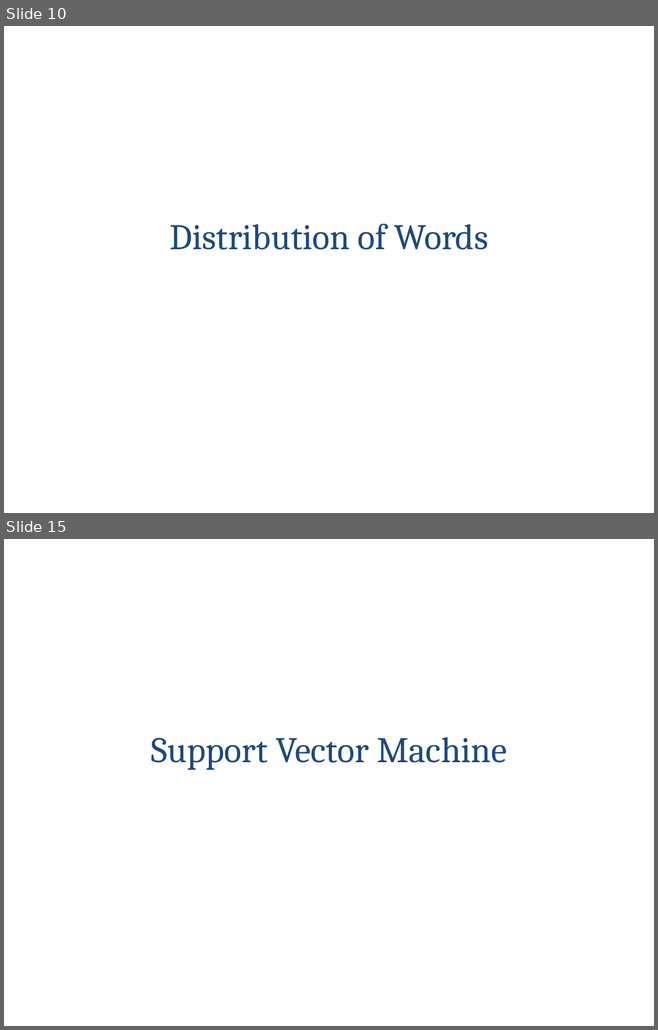
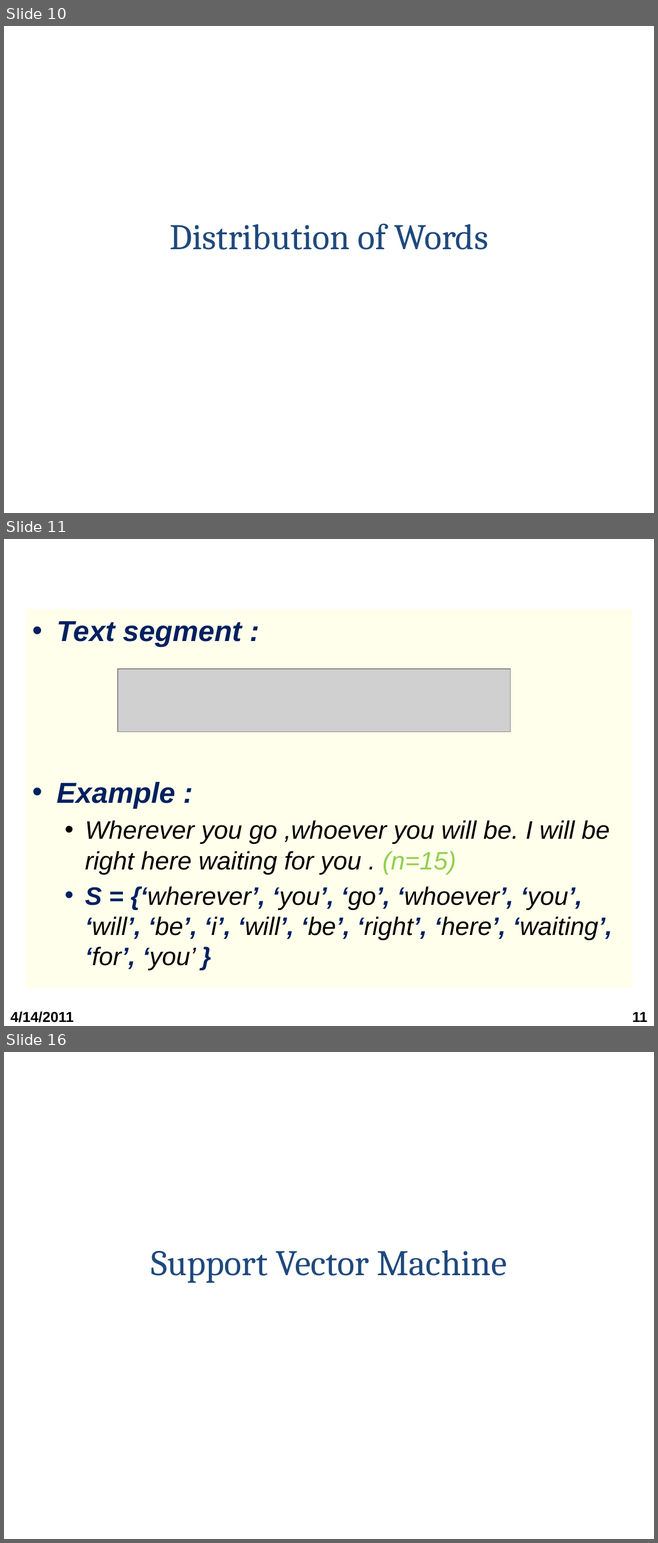
Before and after one commit to bomong/steganography-khtn-2011, a slide deck: Seminar cuoi ky/1.Bao cao/Slide bao cao.pptx. Shown one above the other, each under a label of ours: slides 10 and 15 before the commit, slides 10, 11 and 16 after it; the slides between them are not shown. The pictures are 658x1030 and 658x1543 pixels, drawn with LibreOffice and Linux fonts; fonts in the diff are those of the drawing; grey boxes stand for pictures; background and template pictures are left out. Boxes give left, top, right and bottom in pixels: in the first picture for what was removed or moved away, otherwise in the second. Text is boxed around its words. In the diff, an @@ line names an element or a change of style, - is before the commit and + after.

```diff
--- a/Seminar cuoi ky/1.Bao cao/Slide bao cao.pptx
+++ b/Seminar cuoi ky/1.Bao cao/Slide bao cao.pptx
@@ slide 11 added at (x1=4, y1=539, x2=654, y2=1026), background picture (left out) @@
@@ text added at (x1=25, y1=609, x2=632, y2=988), fill #FFFF00 at 8% opacity, 28 pt, text #000000, italic @@
+• Text segment :
+• Example :
+  • Wherever you go ,whoever you will be. I will be right here waiting for you . (n=15)
+  • S = {‘wherever’, ‘you’, ‘go’, ‘whoever’, ‘you’, ‘will’, ‘be’, ‘i’, ‘will’, ‘be’, ‘right’, ‘here’, ‘waiting’, ‘for’, ‘you’ }
@@ picture added at (x1=118, y1=669, x2=510, y2=732) @@
@@ text added at (x1=10, y1=1012, x2=74, y2=1023), 16 pt, text #000000, bold @@
+4/14/2011
@@ page number added at (x1=632, y1=1012, x2=647, y2=1022), 16 pt, text #000000, bold @@
+11
@@ what was slide 15 is now slide 16 @@
```
Also in this commit, not shown: 26 slides changed, 2 other slides added, 1 other file.
